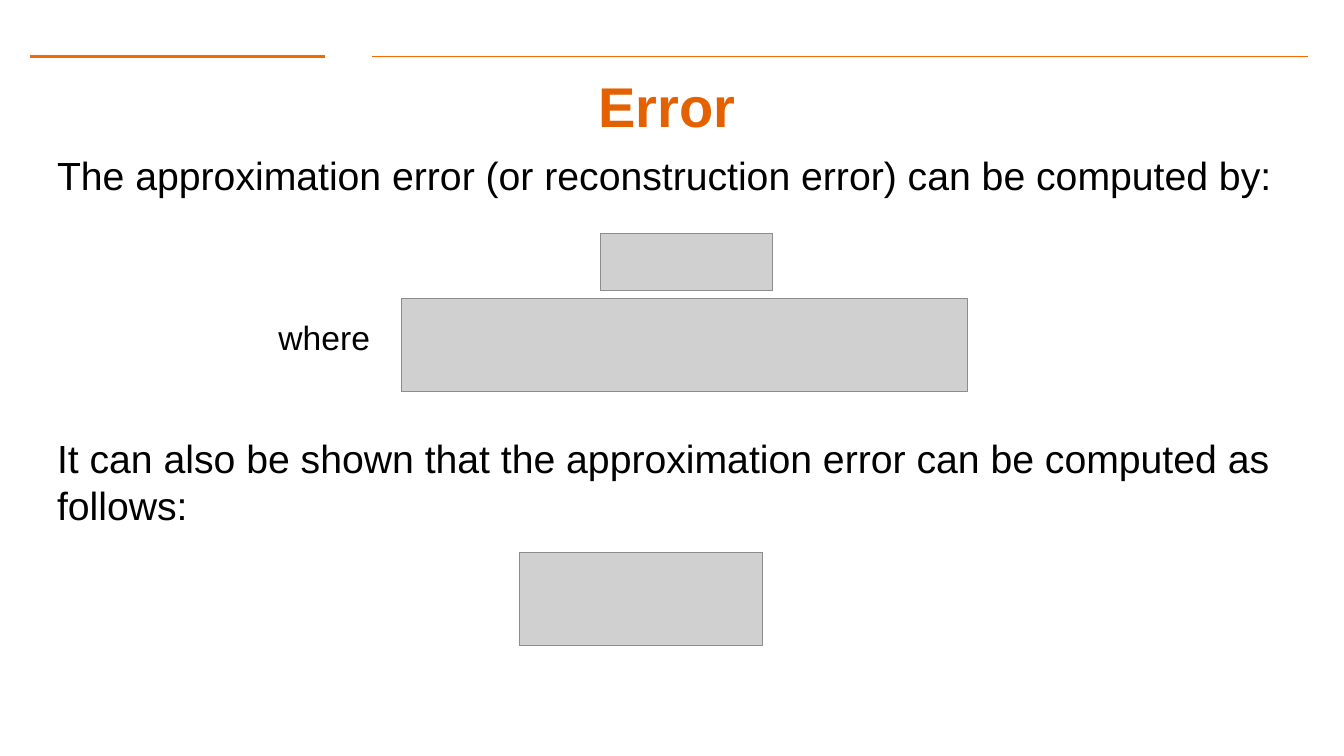
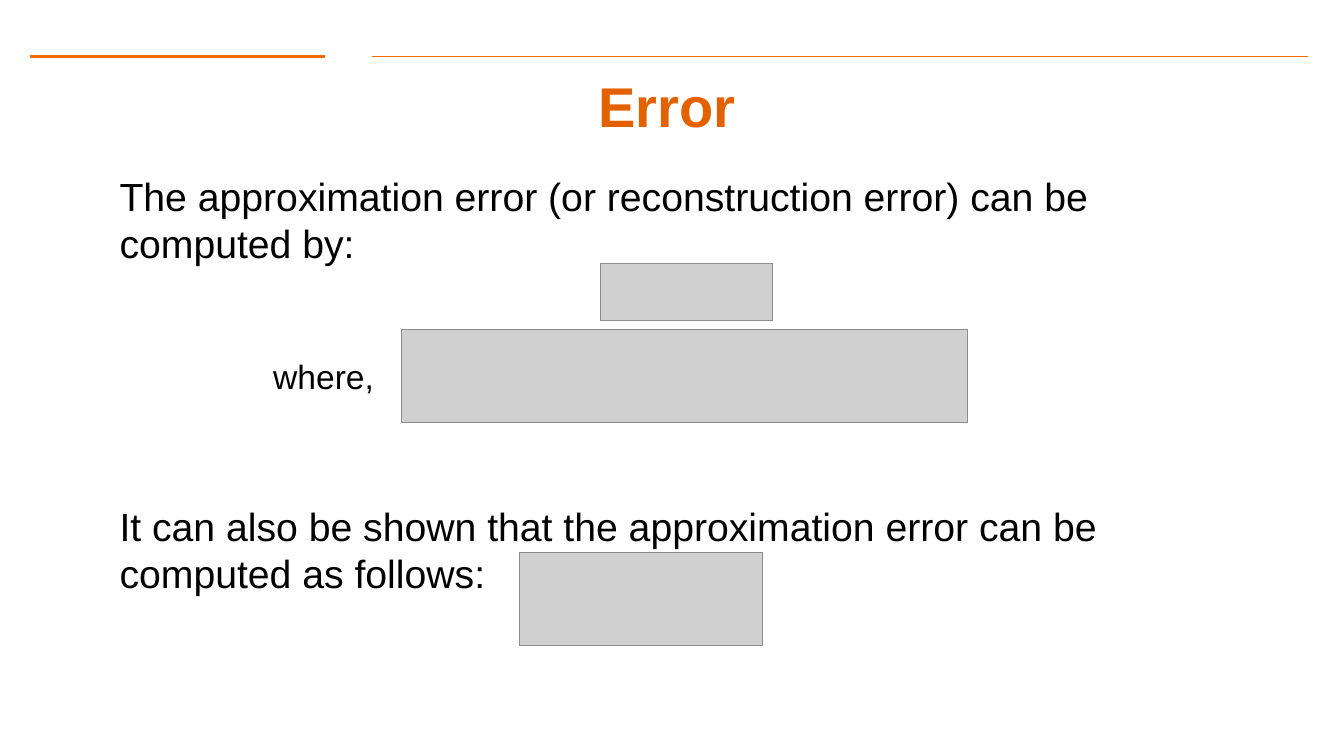
Before and after one commit to aiforsec/RIT-DSCI-633-FDS, a slide deck: slide 32 of Syllabus/Lecture 12/Lec12.pptx (slide 31 before the commit). Drawn at 1344x756 pixels with LibreOffice and Linux fonts; fonts in the diff are those of the drawing; grey boxes stand for pictures; background and template pictures are left out. Boxes give left, top, right and bottom in pixels: in the first picture for what was removed or moved away, otherwise in the second. Text is boxed around its words. In the diff, an @@ line names an element or a change of style, - is before the commit and + after.

```diff
--- a/Syllabus/Lecture 12/Lec12.pptx
+++ b/Syllabus/Lecture 12/Lec12.pptx
@@ text "The approximation error (or reconstruction ..." rewrapped from <box>57,161,1271,521</box> to <box>120,182,1097,596</box> @@
@@ picture: place and size @@
-picture at <box>601,233,773,290</box>
+picture at <box>601,264,773,322</box>
@@ picture: place and size @@
-picture at <box>401,298,967,392</box>
+picture at <box>401,330,967,423</box>
@@ text at <box>273,364,374,394</box>: text changed @@
-where
+where,
```
Also in this commit, not shown: 6 other slides changed, 1 slide added, 1 other file.
